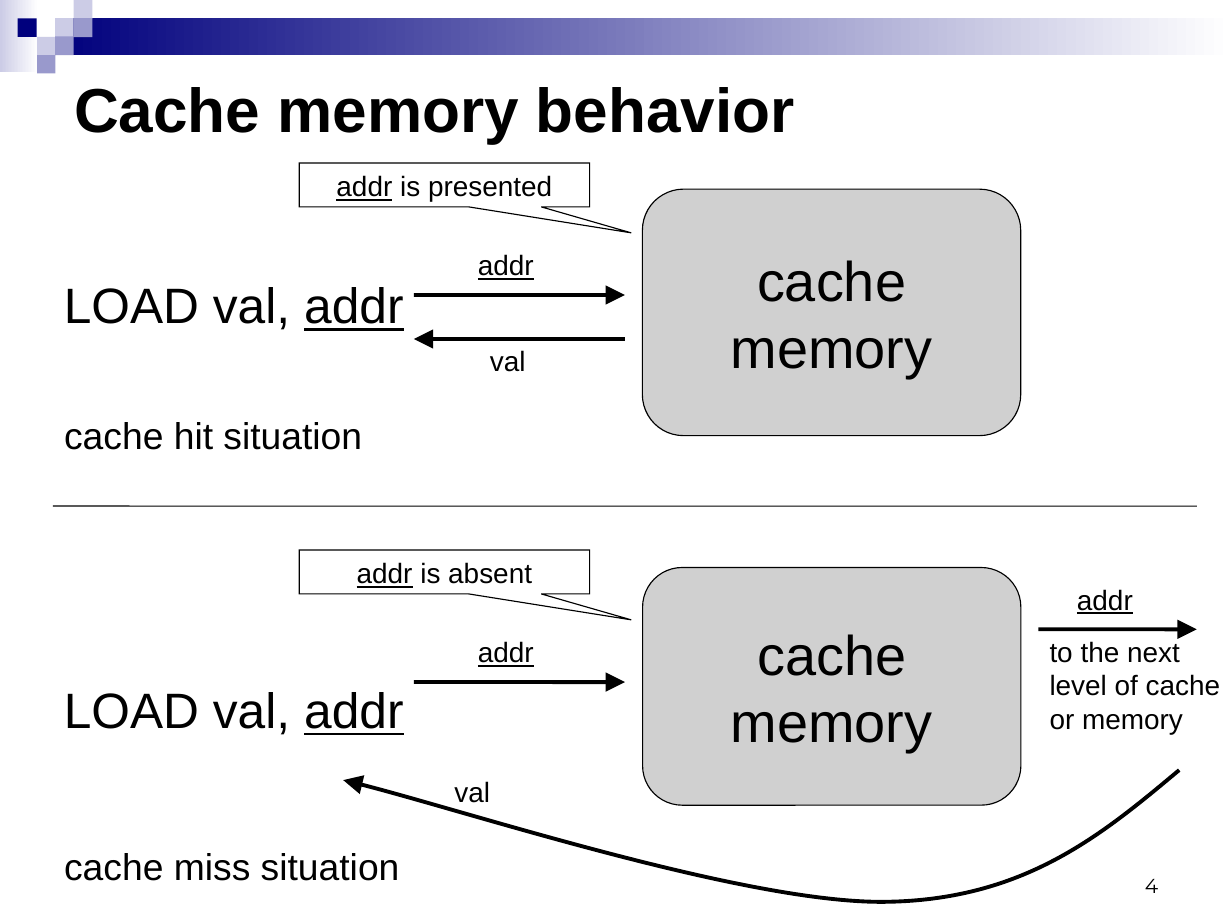
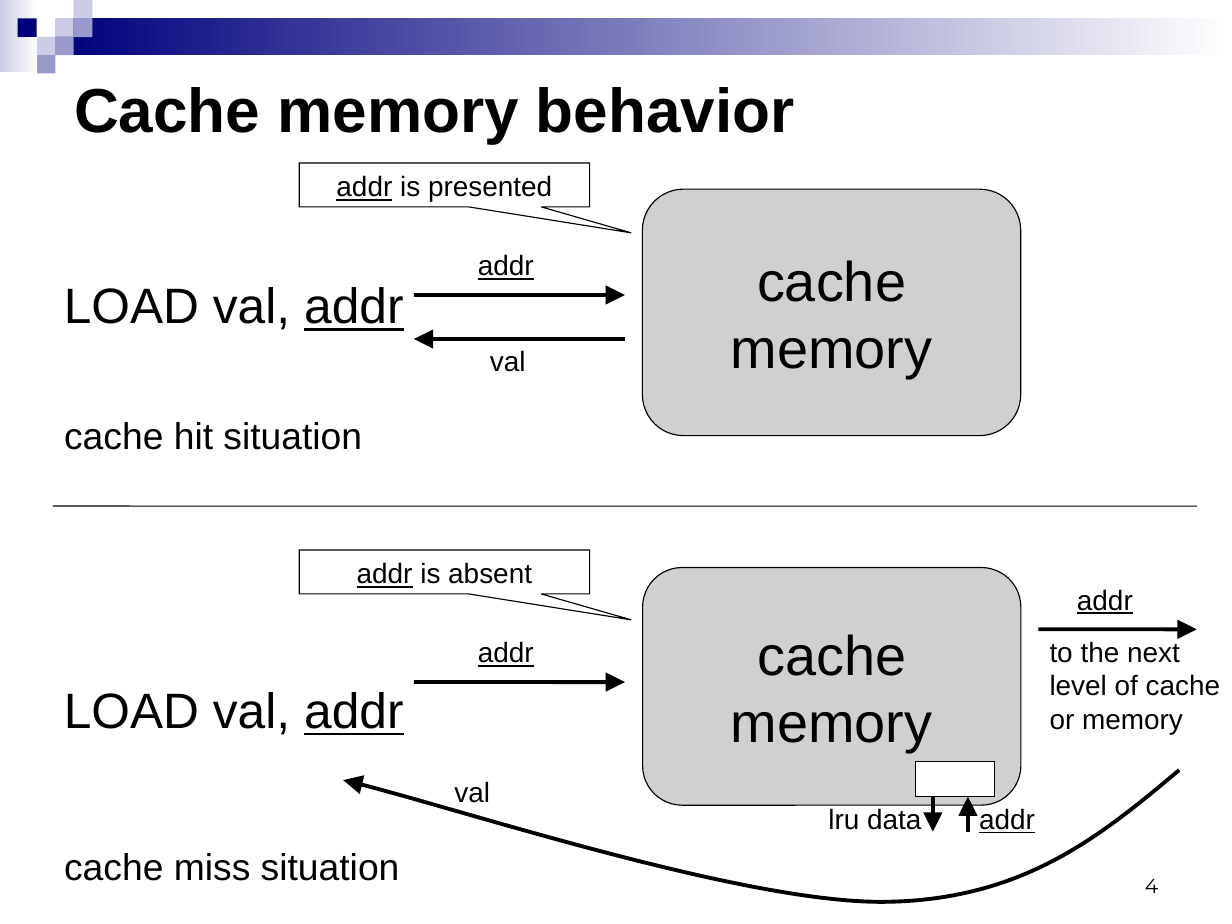
Before and after one commit to kornevgen/tesla-project, a slide deck: slide 4 of papers/unpublished/SummerSchool09/sumsch09-4.ppt. Drawn at 1232x924 pixels with LibreOffice and Linux fonts; fonts in the diff are those of the drawing; grey boxes stand for pictures. Boxes give left, top, right and bottom in pixels: in the first picture for what was removed or moved away, otherwise in the second. Text is boxed around its words. In the diff, an @@ line names an element or a change of style, - is before the commit and + after.

```diff
--- a/papers/unpublished/SummerSchool09/sumsch09-4.ppt
+++ b/papers/unpublished/SummerSchool09/sumsch09-4.ppt
@@ rectangle added at (x1=916, y1=761, x2=995, y2=797), fill #FFFFFF, outline #000000 0.74 pt @@
@@ text added at (x1=828, y1=808, x2=921, y2=830), 18 pt, text #000000 @@
+lru data
@@ arrow added from (934, 797) to (934, 832), #000000 2.49 pt @@
@@ arrow added from (968, 832) to (968, 797), #000000 2.49 pt @@
@@ text added at (x1=979, y1=808, x2=1035, y2=833), 18 pt, text #000000, underline @@
+addr
```
Also in this commit, not shown: 6 other slides changed.
